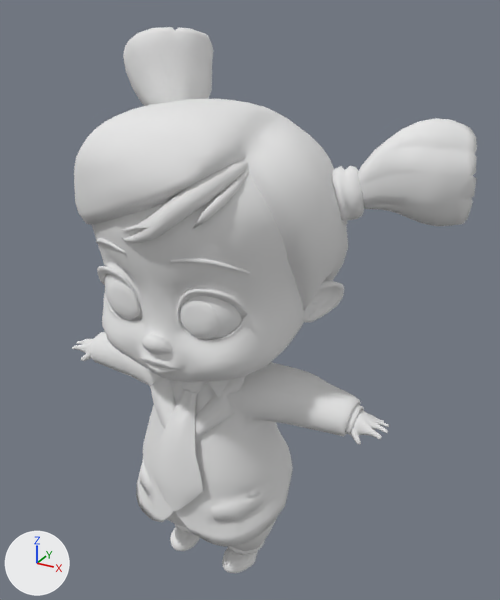
What one commit did to the FBX model Assets/Modelli/Characters/Mina.fbx.
Both versions are drawn from a 50 mm camera at (0.506, -0.809, 0.879) aimed at (0.034, 0.05, 0.45). The lights are fixed; the arrows at lower left show +X, +Y and +Z. The picture after the commit comes second. Where no turn or scale is listed for an object, it has been applied to the vertices. Vertices at exactly the same position are counted once.
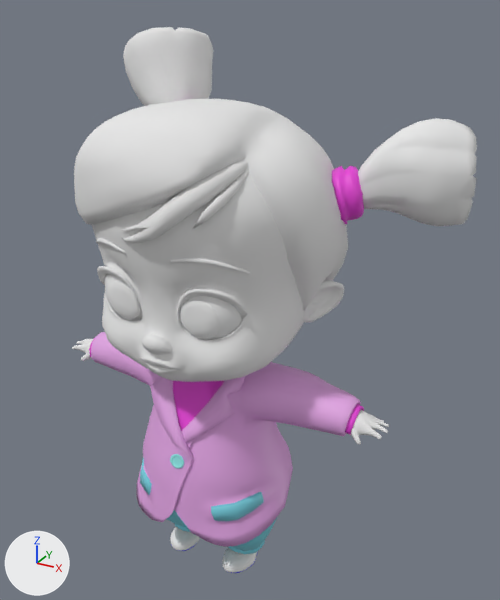
Where the newer file only moved an object's origin or applied its transform, the numbers keep the older frame.

Boxes (x1, y1, x2, y2) around the edits, measured in the pictures (500 x 600 px):
part 1 of me_mesh0_mesh0000, deleted: before (151, 381, 242, 555)
part 2 of me_mesh0_mesh0000, deleted (mostly hidden): before (165, 379, 229, 398)
part 3 of me_mesh0_mesh0000, recoloured: (91, 332, 361, 547) in both
part 4 of me_mesh0_mesh0000, recoloured: (140, 458, 278, 554) in both
part 5 of me_mesh0_mesh0000, recoloured: after (170, 454, 184, 469)
part 6 of me_mesh0_mesh0000, edited (looks the same): (170, 527, 258, 573) in both
part 7 of me_mesh0_mesh0000, recoloured: (89, 165, 364, 435) in both

The change in detail:
Material 'bottone2' (mat_bottone2) is new.
Its base color is (0.8, 0.528, 0.778) (pink #e7c0e4).
Its roughness is 0.0.
Material 'bottone' (mat_bottone) is new.
Its base color is (0.282, 0.8, 0.8) (cyan #91e7e7).
Material 'scarpe' (mat_scarpe) is new.
Its base color is (0.8, 0.8, 0.8) (white #e7e7e7).
Material 'dettagli' (mat_dettagli) is new.
Its base color is (0.19, 0.646, 0.767) (cyan #79d2e3).
Material 'antiscivolo' (mat_antiscivolo) is new.
Its base color is (0.0609, 0.06, 0.8) (blue #4645e7).
Material 'camicina' (mat_camicina) is new.
Its base color is (0.8, 0.0523, 0.675) (pink #e741d6).
Material 'giacca piagiama' (mat_giacca_piagiama) is new.
Its base color is (0.791, 0.39, 0.8) (pink #e6a8e7).
me_mesh0_mesh0000 is used by ob_mesh0; location (0.0, 0.0, 0.0).
me_mesh0_mesh0000 had 11224 vertices, 21665 faces and spanned x -0.283..0.34, y -0.18..0.241, z 0.0..0.835.
me_mesh0_mesh0000 now has 10413 vertices, 20135 faces and spans x -0.283..0.34, y -0.18..0.241, z 0.0..0.835.
me_mesh0_mesh0000 part 1: 8 loose pieces with 453 vertices, spanning x -0.065..0.065, y -0.129..-0.025, z 0.02..0.374, are deleted.
me_mesh0_mesh0000 part 2: 358 vertices removed from x -0.056..0.056, y -0.07..0.056, z 0.342..0.403.
me_mesh0_mesh0000 part 3: 2870 faces spanning x -0.233..0.233, y -0.125..0.109, z 0.109..0.397 switch from mat_mi_tina (its picture is missing) to mat_giacca_piagiama (pink #e6a8e7).
me_mesh0_mesh0000 part 4: 1951 faces spanning x -0.126..0.128, y -0.121..0.098, z 0.015..0.262 switch from mat_mi_tina (its picture is missing) to mat_dettagli (cyan #79d2e3).
me_mesh0_mesh0000 part 5: 288 faces spanning x -0.013..0.012, y -0.117..-0.109, z 0.231..0.253 switch from mat_mi_tina (its picture is missing) to mat_bottone (cyan #91e7e7).
me_mesh0_mesh0000 part 6: 728 faces spanning x -0.08..0.08, y -0.059..0.03, z 0.003..0.033 switch from mat_mi_tina (its picture is missing) to mat_scarpe (white #e7e7e7).
me_mesh0_mesh0000 part 7: 791 faces spanning x -0.24..0.24, y -0.113..0.146, z 0.228..0.732 switch from mat_mi_tina (its picture is missing) to mat_camicina (pink #e741d6).
me_mesh0_mesh0000 gains material mat_bottone2 (pink #e7c0e4).
me_mesh0_mesh0000 gains material mat_antiscivolo (blue #4645e7).
